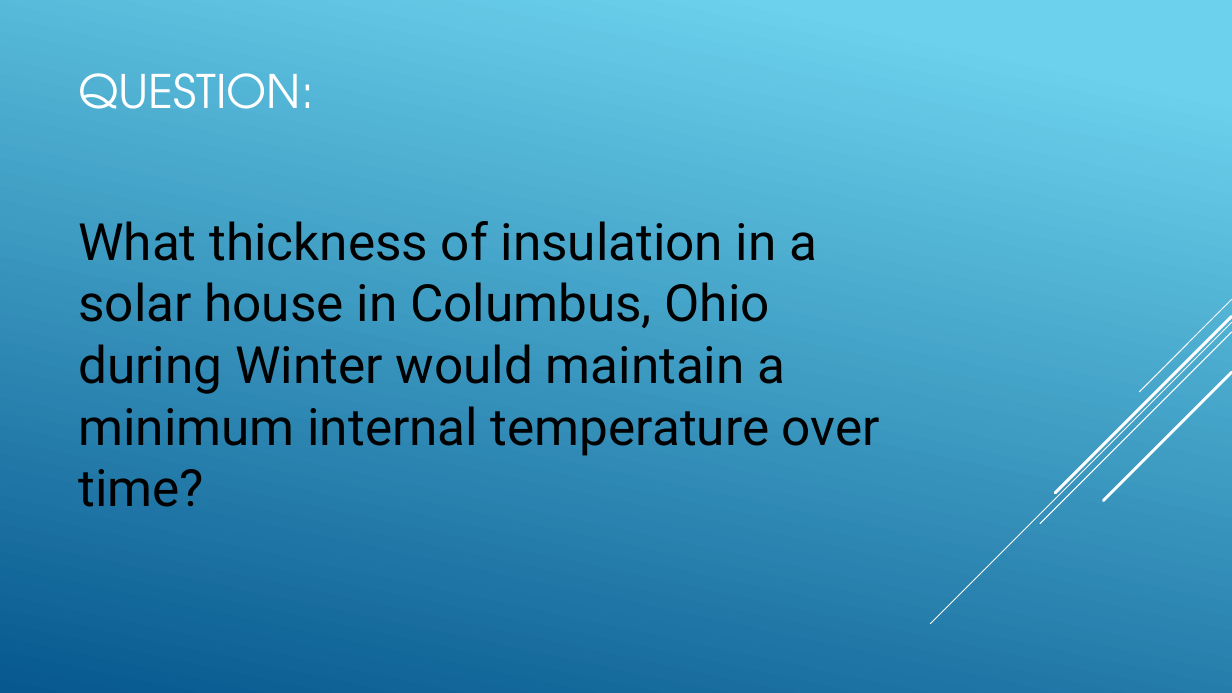
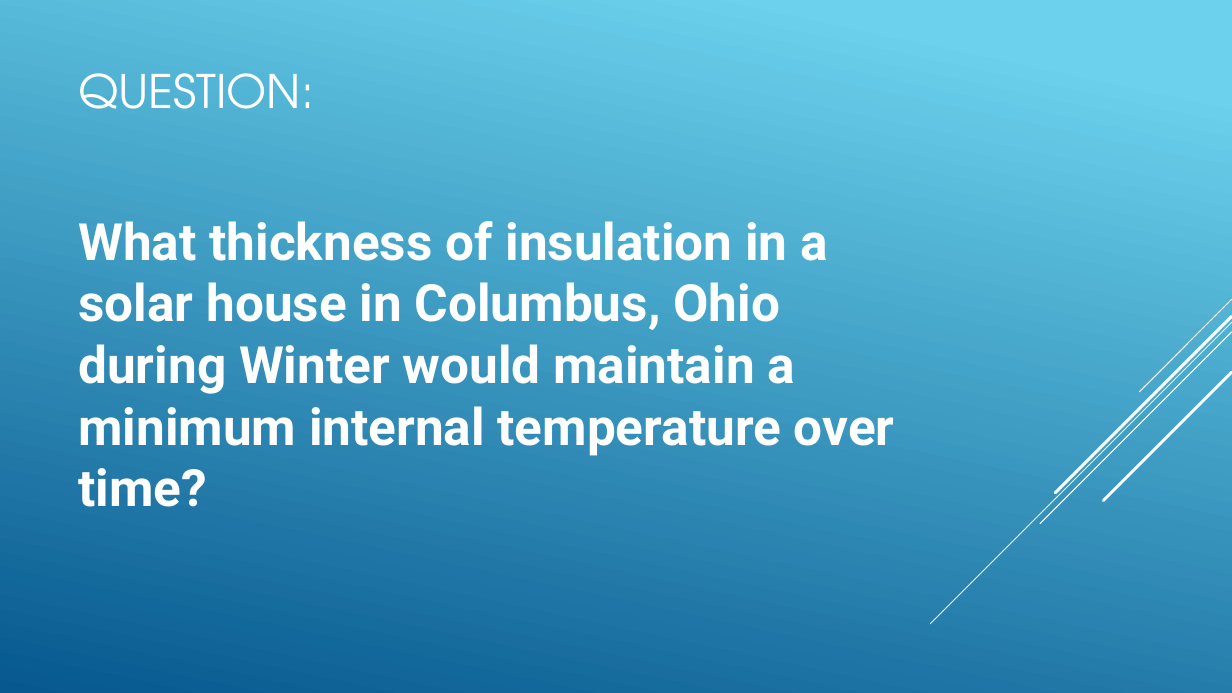
Before and after one commit to drewnotdrew/modsim-thermal-systems, a slide deck: slide 2 of Presentation.pptx. Drawn at 1232x693 pixels with LibreOffice and Linux fonts; fonts in the diff are those of the drawing. Boxes give left, top, right and bottom in pixels: in the first picture for what was removed or moved away, otherwise in the second. Text is boxed around its words. In the diff, an @@ line names an element or a change of style, - is before the commit and + after.

```diff
--- a/Presentation.pptx
+++ b/Presentation.pptx
@@ text "What thickness of insulation in ..." at (78,221,895,507): text colour #000000 to #FFFFFF, bold on @@
```
Also in this commit, not shown: 4 other slides changed, 2 other files.
